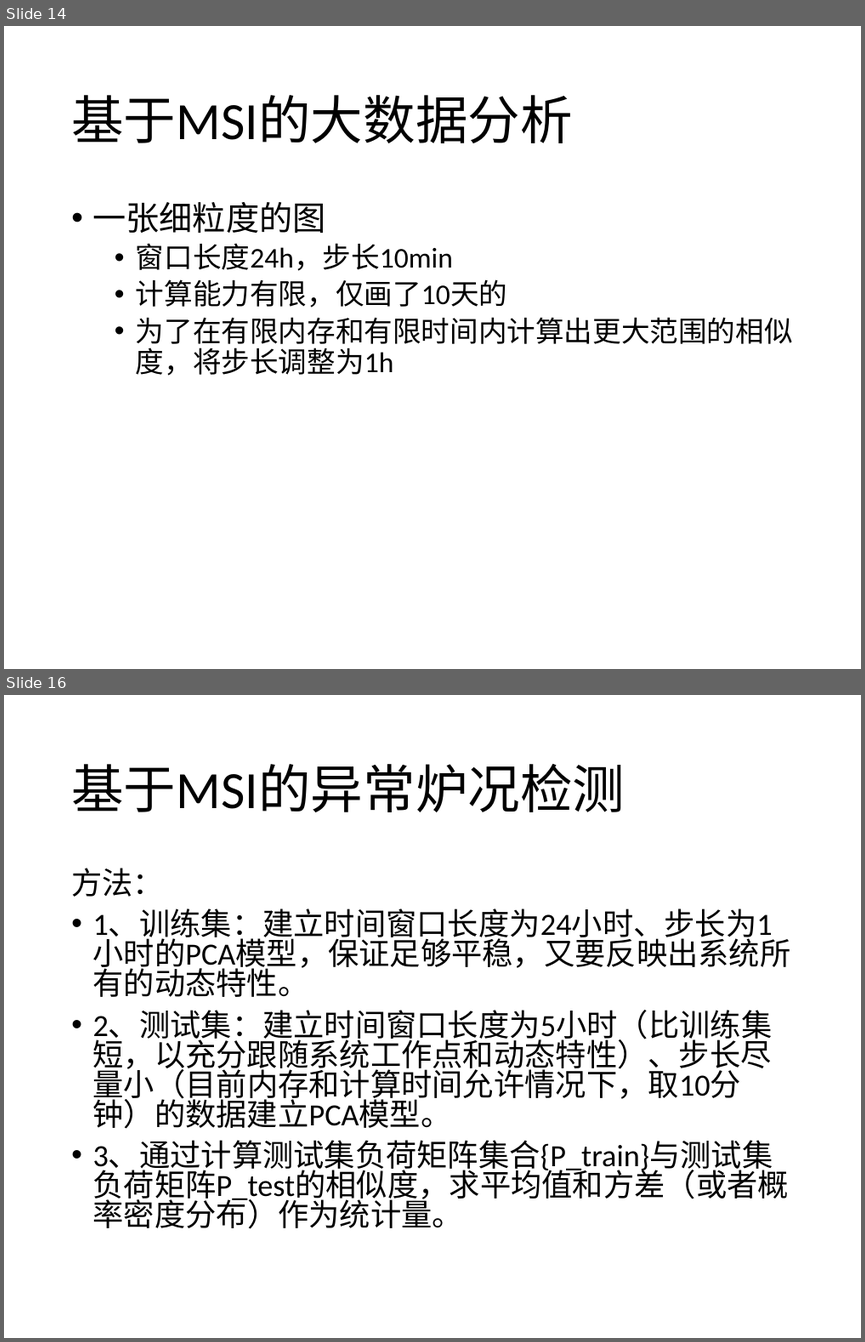
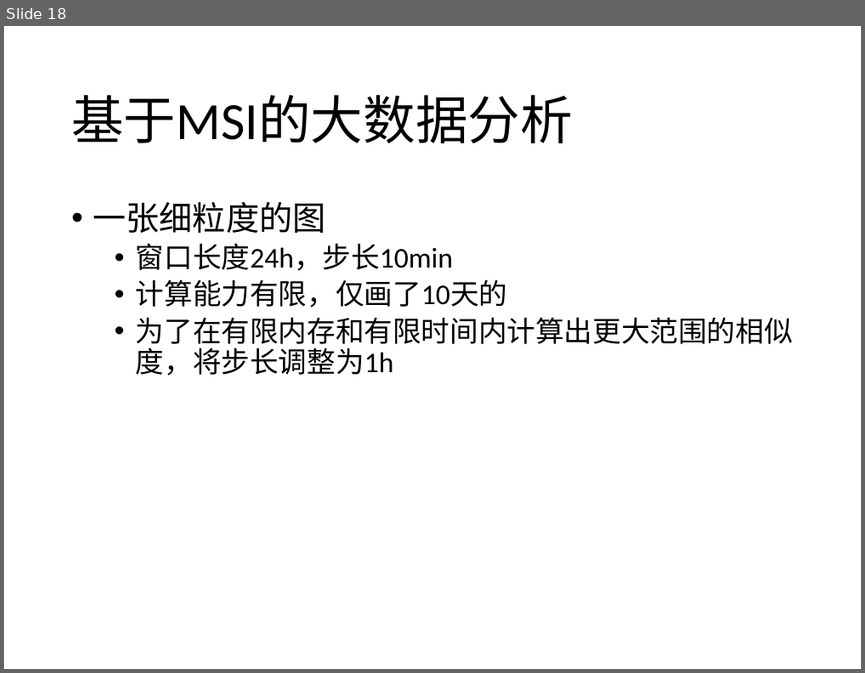
Before and after one commit to prm10/paper, a slide deck: presentation/msi.pptx. Shown one above the other, each under a label of ours: slides 14 and 16 before the commit, slide 18 after it; the slides between them are not shown. The pictures are 865x1342 and 865x673 pixels, drawn with LibreOffice and Linux fonts; fonts in the diff are those of the drawing. Boxes give left, top, right and bottom in pixels: in the first picture for what was removed or moved away, otherwise in the second. Text is boxed around its words. In the diff, an @@ line names an element or a change of style, - is before the commit and + after.

```diff
--- a/presentation/msi.pptx
+++ b/presentation/msi.pptx
@@ slide 16 removed at [4,695,861,1338], background #FFFFFF @@
@@ title removed at [71,764,624,812] @@
-基于MSI的异常炉况检测
@@ text removed at [71,868,791,1229] @@
-方法：
-• 1、训练集：建立时间窗口长度为24小时、步长为1小时的PCA模型，保证足够平稳，又要反映出系统所有的动态特性。
-• 2、测试集：建立时间窗口长度为5小时（比训练集短，以充分跟随系统工作点和动态特性）、步长尽量小（目前内存和计算时间允许情况下，取10分钟）的数据建立PCA模型。
-• 3、通过计算测试集负荷矩阵集合{P_train}与测试集负荷矩阵P_test的相似度，求平均值和方差（或者概率密度分布）作为统计量。
@@ what was slide 14 is now slide 18 @@
```
Also in this commit, not shown: 11 slides changed, 6 slides added, 2 other slides removed, 2 other files.
